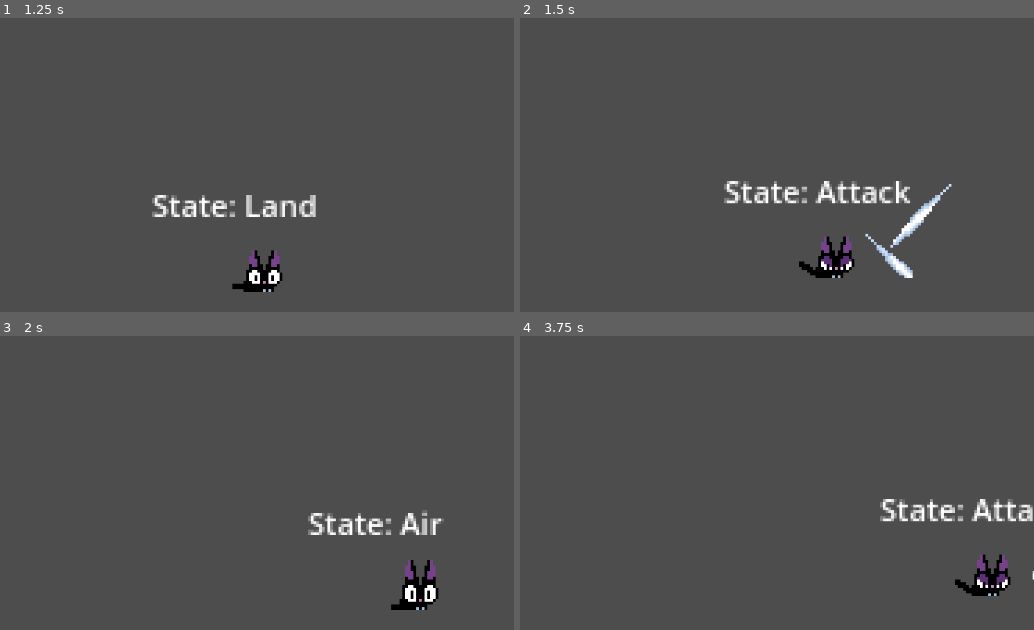
Above: before the commit, frames 1-4 (two rows, left to right).
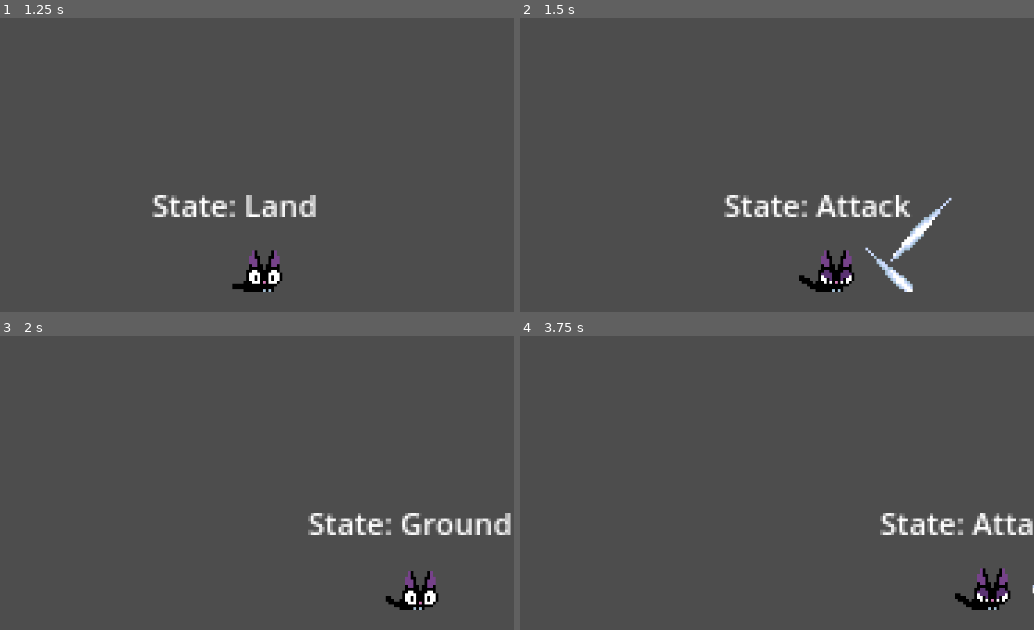
Above: after the commit, the same moments.

Repository: jebef/jimmy-mac
Game: Godot game, scene res://scenes/main.tscn
The game is run twice, just before and just after one commit, with the same random seed, the same clock (stepped at 60 frames per second) and the same inputs.
Inputs:
- Up to frame 1 (1.25 s): hold Right (right) from 0.53 s (still down); hold Z (melee) from 0.53 s (still down); tap Space (jump) at 0.77 s
- Up to frame 2 (1.5 s): keep holding Right (right); release Z (melee) at 1.28 s; tap Z (melee) at 1.35 s
- Up to frame 3 (2 s): keep holding Right (right); tap Space (jump) at 1.52 s
- Up to frame 4 (3.75 s): release Right (right) at 2.03 s; hold Left (left) 2.03-2.78 s; hold Z (melee) 2.03-2.78 s; hold Right (right) from 2.78 s (still down); tap Z (melee) at 2.85 s; tap Space (jump) at 3.02 s; hold Z (melee) from 3.53 s (still down)

Frame 1 is identical in both runs. In frame 2, 4.8% of the frame differs, in the area x 39-85%, y 55-94%; in frame 3, 1.6%; in frame 4, 3.1%.

Commit message:
Fixed collision bug with melee animation

Diff:
--- a/scenes/player.tscn
+++ b/scenes/player.tscn
@@ -524,6 +524,18 @@
 "update": 1,
 "values": [1]
 }
+tracks/4/type = "value"
+tracks/4/imported = false
+tracks/4/enabled = true
+tracks/4/path = NodePath("CollisionShape2D:position")
+tracks/4/interp = 1
+tracks/4/loop_wrap = true
+tracks/4/keys = {
+"times": PackedFloat32Array(0),
+"transitions": PackedFloat32Array(1),
+"update": 0,
+"values": [Vector2(0, -5)]
+}
 
 [sub_resource type="Animation" id="Animation_ddh15"]
 resource_name = "melee"
@@ -576,6 +588,18 @@
 "transitions": PackedFloat32Array(1),
 "update": 0,
 "values": [Vector2(-64, -72)]
+}
+tracks/4/type = "value"
+tracks/4/imported = false
+tracks/4/enabled = true
+tracks/4/path = NodePath("CollisionShape2D:position")
+tracks/4/interp = 1
+tracks/4/loop_wrap = true
+tracks/4/keys = {
+"times": PackedFloat32Array(0),
+"transitions": PackedFloat32Array(1),
+"update": 0,
+"values": [Vector2(0, -5)]
 }
 
 [sub_resource type="AnimationLibrary" id="AnimationLibrary_0n1ta"]
